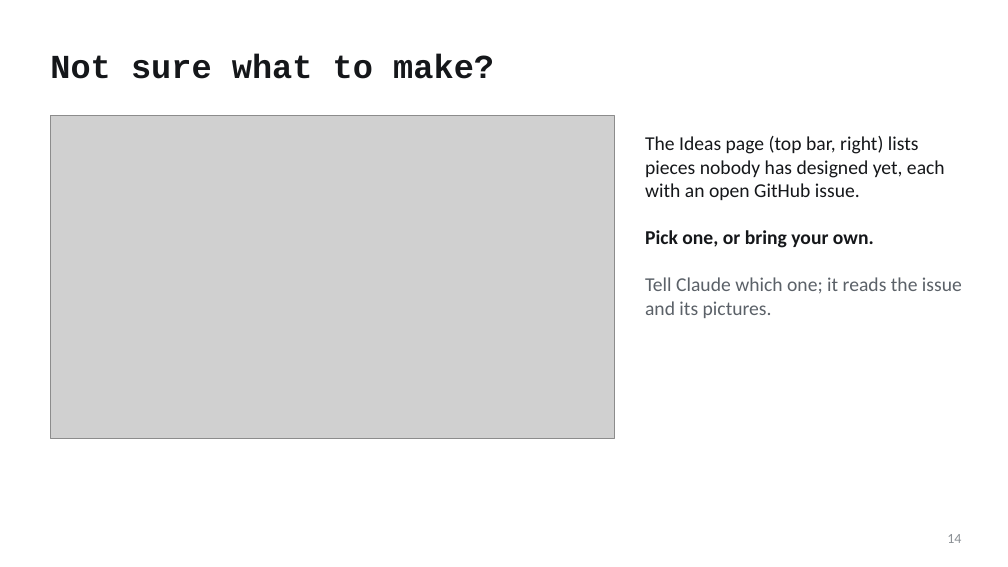
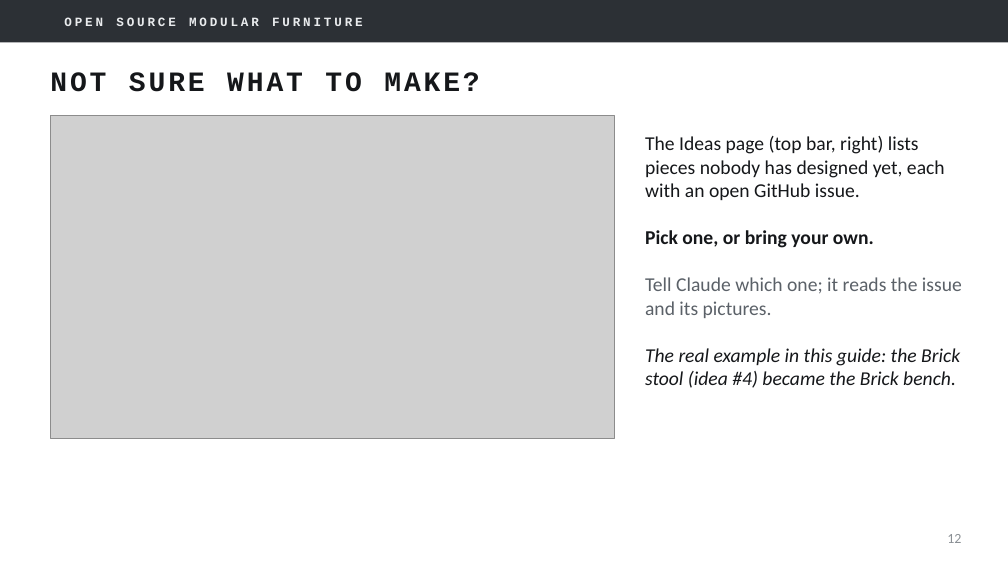
Before and after one commit to mfprado/acrylic-furniture, a slide deck: slide 12 of docs/contributing-guide.pptx (slide 14 before the commit). Drawn at 1008x567 pixels with LibreOffice and Linux fonts; fonts in the diff are those of the drawing; grey boxes stand for pictures; background and template pictures are left out. Boxes give left, top, right and bottom in pixels: in the first picture for what was removed or moved away, otherwise in the second. Text is boxed around its words. In the diff, an @@ line names an element or a change of style, - is before the commit and + after.

```diff
--- a/docs/contributing-guide.pptx
+++ b/docs/contributing-guide.pptx
@@ rectangle added at [0, 0, 1008, 42], fill #2C3035 @@
@@ text added at [64, 17, 363, 26], 9 pt, text #E9EBED, bold @@
+OPEN SOURCE MODULAR FURNITURE
@@ title at [50, 72, 479, 92]: text changed; size 24 to 20 pt @@
-Not sure what to make?
+NOT SURE WHAT TO MAKE?
@@ text at [645, 348, 960, 388]: paragraph added @@
+The real example in this guide: the Brick stool (idea #4) became the Brick bench.
@@ page number at [947, 534, 961, 543]: text changed @@
-14
+12
```
Also in this commit, not shown: 16 other slides changed, 4 slides added, 5 slides removed, 6 other files.
